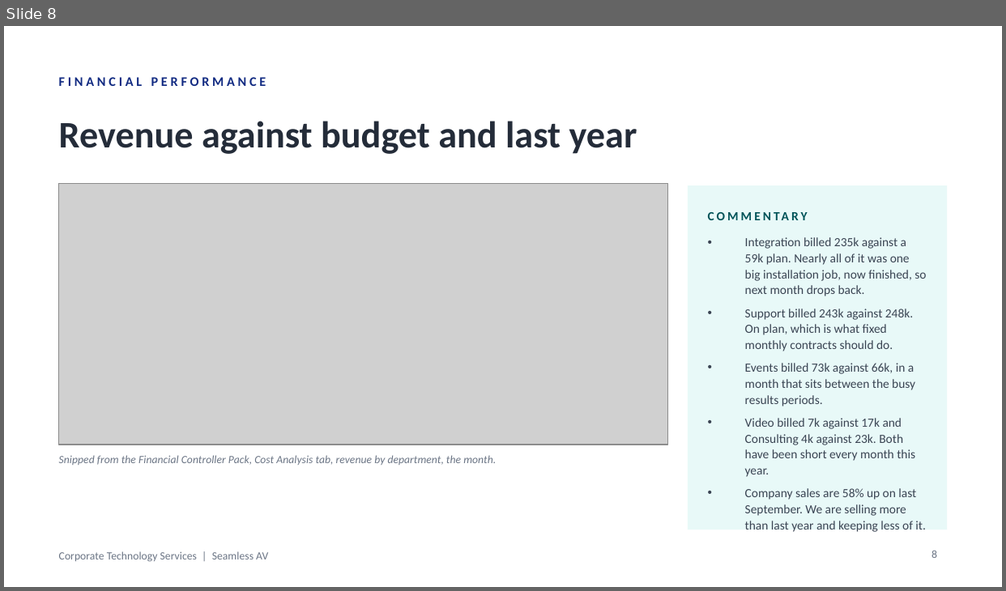
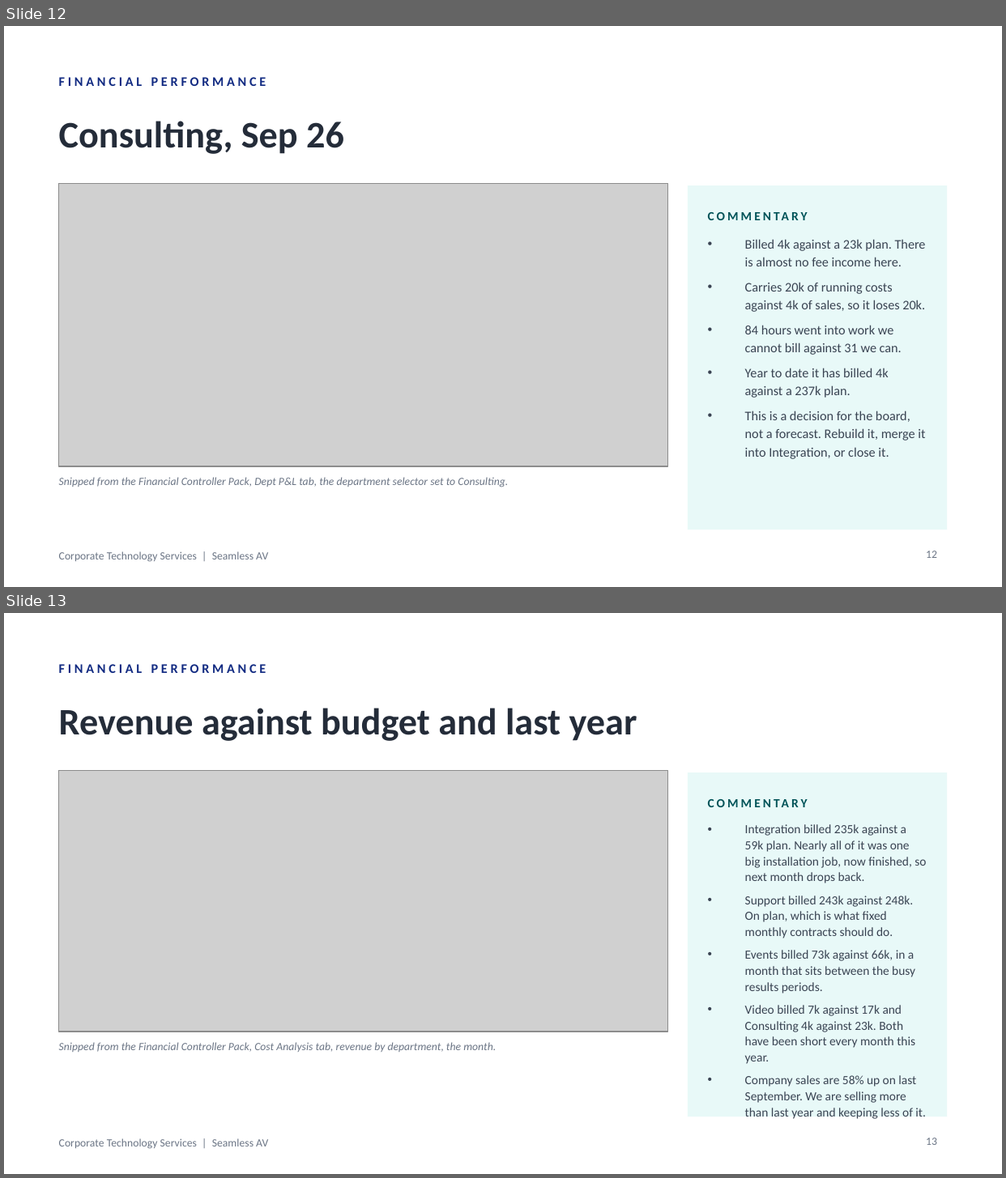
Before and after one commit to WesleyNelson-O33/Claude, a slide deck: deck/CTS Monthly Business Review - September 2026.pptx. Shown one above the other, each under a label of ours: slide 8 before the commit, slides 12 and 13 after it. The pictures are 1006x591 and 1006x1178 pixels, drawn with LibreOffice and Linux fonts; fonts in the diff are those of the drawing; grey boxes stand for pictures. Boxes give left, top, right and bottom in pixels: in the first picture for what was removed or moved away, otherwise in the second. Text is boxed around its words. In the diff, an @@ line names an element or a change of style, - is before the commit and + after.

```diff
--- a/deck/CTS Monthly Business Review - September 2026.pptx
+++ b/deck/CTS Monthly Business Review - September 2026.pptx
@@ slide 12 added at (4,26,1002,587), background #FFFFFF; not listed: 1 template element that a slide beside it also shows @@
@@ text added at (59,77,266,86), 9.5 pt, text #122B82, bold @@
+FINANCIAL PERFORMANCE
@@ text added at (59,121,344,154), 27 pt, text #242C39, bold @@
+Consulting, Sep 26
@@ picture added at (59,184,667,467) @@
@@ rectangle added at (688,186,947,530), fill #E8F9F8 @@
@@ text added at (708,203,927,228), 9 pt, text #005358, bold @@
+COMMENTARY
@@ text added at (745,239,926,459), 9.5 pt, text #3A4453 @@
+• Billed 4k against a 23k plan. There is almost no fee income here.
+• Carries 20k of running costs against 4k of sales, so it loses 20k.
+• 84 hours went into work we cannot bill against 31 we can.
+• Year to date it has billed 4k against a 237k plan.
+• This is a decision for the board, not a forecast. Rebuild it, merge it into Integration, or close it.
@@ text added at (59,477,508,488), 8 pt, text #6B7585, italic @@
+Snipped from the Financial Controller Pack, Dept P&L tab, the department selector set to Consulting.
@@ page number added at (926,551,937,558), 8 pt, text #6B7585 @@
+12
@@ what was slide 8 is now slide 13 @@
@@ page number at (926,1138,937,1145): text changed @@
-8
+13
```
Also in this commit, not shown: 1 slide changed, 4 other slides added, 25 other files.
